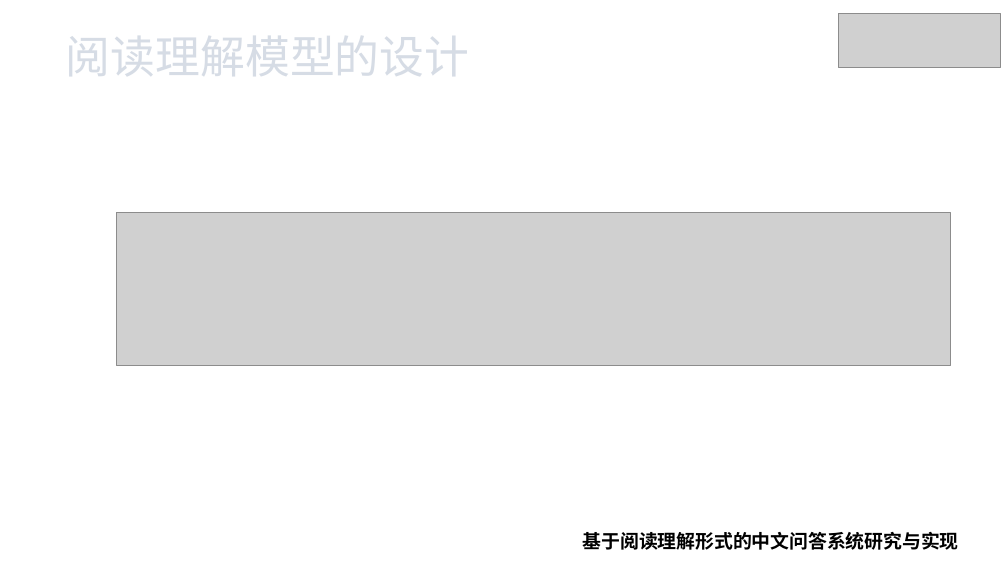
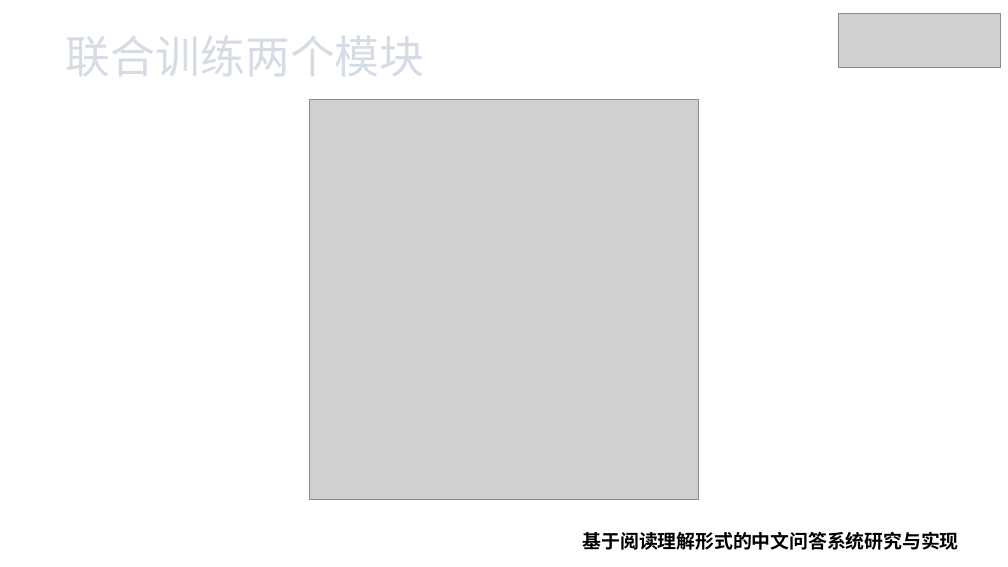
Before and after one commit to xhsun1997/ChineseMRC, a slide deck: slide 17 of 孙相会.pptx (slide 14 before the commit). Drawn at 1008x567 pixels with LibreOffice and Linux fonts; fonts in the diff are those of the drawing; grey boxes stand for pictures. Boxes give left, top, right and bottom in pixels: in the first picture for what was removed or moved away, otherwise in the second. Text is boxed around its words. In the diff, an @@ line names an element or a change of style, - is before the commit and + after.

```diff
--- a/孙相会.pptx
+++ b/孙相会.pptx
@@ text at box(66, 36, 425, 76): text changed @@
-阅读理解模型的设计
+联合训练两个模块
@@ picture added at box(309, 99, 699, 500) @@
@@ picture removed at box(117, 212, 951, 365) @@
```
Also in this commit, not shown: 4 other slides changed, 3 slides added, 1 slide removed, 6 other files.
